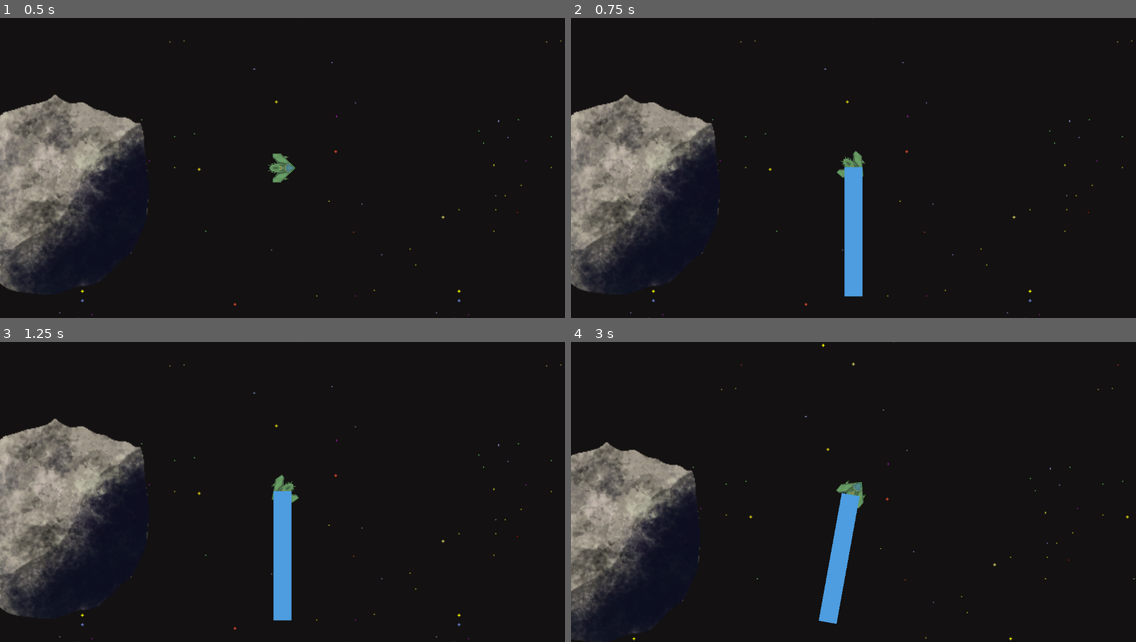
Above: before the commit, frames 1-4 (two rows, left to right).
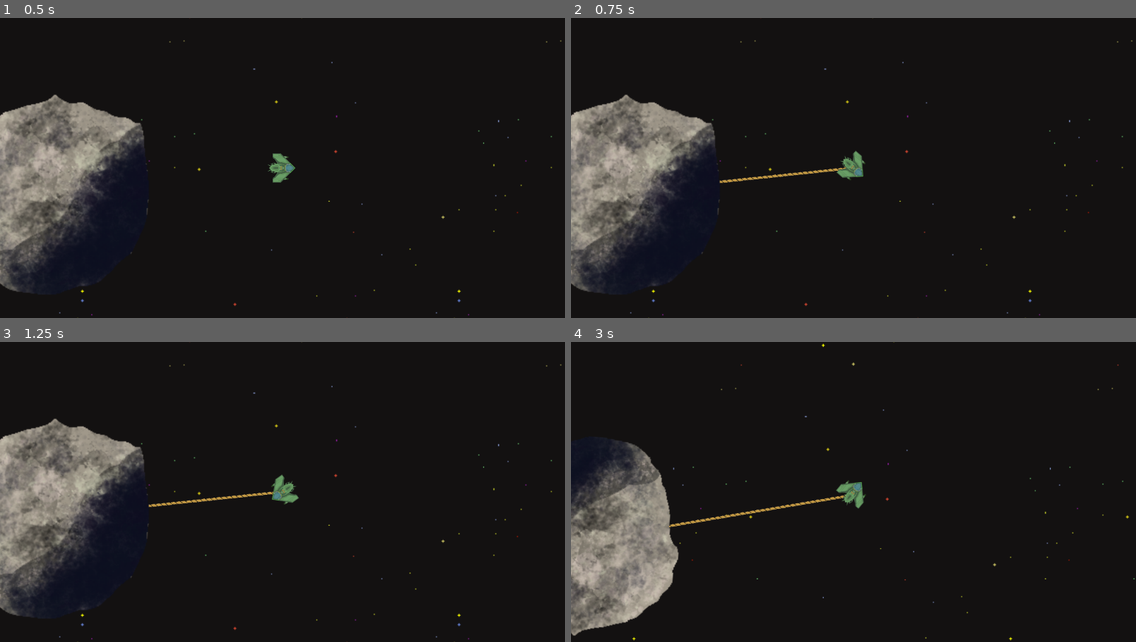
Above: after the commit, the same moments.

Repository: Vassily-Petrousevitch/GalacticHeist
Game: Godot game, scene res://main.tscn
The game is run twice, just before and just after one commit, with the same random seed, the same clock (stepped at 60 frames per second) and the same inputs.
Inputs (mouse positions are in pixels of both pictures, inside the frame that each line leads up to):
- Up to frame 1 (0.5 s): no input
- Up to frame 2 (0.75 s): tap Enter at 0.5 s; move the mouse to (610, 192) at 0.52 s; hold D (rotate_right) from 0.53 s (still down); right-click (610, 192) at 0.6 s
- Up to frame 3 (1.25 s): keep holding D (rotate_right)
- Up to frame 4 (3 s): move the mouse to (740, 507) at 1.27 s; release D (rotate_right) at 1.28 s; hold S (brake) 1.28-2.03 s; right-click (740, 507) at 1.35 s; tap Space at 2 s; move the mouse to (910, 426) at 2.02 s; press the mouse at (910, 426) at 2.03 s; hold D (rotate_right) 2.03-2.78 s; right-click (910, 426) at 2.3 s; move the mouse to (825, 552) at 2.77 s; release the mouse at (825, 552) at 2.78 s; hold W (accelerate) from 2.78 s (still down); right-click (825, 552) at 2.85 s

Frame 1 is identical in both runs. In frame 2, 1.6% of the frame differs, in the area x 26-52%, y 49-93%; in frame 3, 1.6%; in frame 4, 11%, in the area x 0-52%, y 32-100%.

Commit message:
very broken rope behavior

Diff:
--- a/entities/player.gd
+++ b/entities/player.gd
@@ -67,14 +67,17 @@
 	var space_state = get_world_2d().direct_space_state
 	var query = PhysicsRayQueryParameters2D.create(self.position, get_global_mouse_position(), 0xFFFFFFFF, [self])
 	var result = space_state.intersect_ray(query)
-	# Check whether an object was selected + is "selectable"
+
+	# Check whether an object was selected + is pickable
 	if result && result.collider.input_pickable:
-		print("Collider is pickable")
 		var object = result.collider
 
 		# Make a rope piece on top of the player
 		var rope = rope_piece.instantiate()
 		rope.position = self.position
+		# adjust rotation of rope to point to selected object
+		rope.rotation = (self.position - object.position).angle() + PI
+		rope.scale.x = (self.position - object.position).length() / 100
 		get_parent().add_child(rope)
 
 		# Attach rope to player using PinJoint
@@ -83,6 +86,17 @@
 		joint.node_a = self.get_path()
 		joint.node_b = rope.get_path()
 		get_parent().add_child(joint)
+
+		# Attach rope to target object using PinJoint
+		var joint2 = PinJoint2D.new()
+		joint2.position = object.position
+		joint2.node_a = object.get_path()
+		joint2.node_b = rope.get_path()
+		get_parent().add_child(joint2)
+
+		# Prevent the wiggles
+		object.inertia = 5
+		object.angular_damp = 10000
 
 func setRotation():
 	var rotate_direction = 0;
--- a/entities/rope_piece.gd
+++ b/entities/rope_piece.gd
@@ -1,11 +1,17 @@
 extends RigidBody2D
 
+var custom_scale = Vector2.ZERO
 
 # Called when the node enters the scene tree for the first time.
 func _ready():
-	pass # Replace with function body.
+	# save the scaling the rope is initialized with
+	custom_scale = self.scale
 
 
 # Called every frame. 'delta' is the elapsed time since the previous frame.
 func _process(delta):
 	pass
+
+func _physics_process(delta):
+	# This solves the problem of the rope getting resized immediately
+	scale = custom_scale
--- a/entities/rope_piece.tscn
+++ b/entities/rope_piece.tscn
@@ -1,10 +1,10 @@
 [gd_scene load_steps=4 format=3 uid="uid://d27t0txgm6y8l"]
 
 [ext_resource type="Script" path="res://entities/rope_piece.gd" id="1_v6vlj"]
-[ext_resource type="Texture2D" uid="uid://drt2xp7abq16p" path="res://art/horizontal_bar_blue.png" id="2_2ksnk"]
+[ext_resource type="Texture2D" uid="uid://cxmbufxtb7ivc" path="res://Assets/Ropes/rope.png" id="2_nu6nh"]
 
-[sub_resource type="CapsuleShape2D" id="CapsuleShape2D_p6i4l"]
-height = 142.0
+[sub_resource type="RectangleShape2D" id="RectangleShape2D_t8edn"]
+size = Vector2(4, 101.5)
 
 [node name="RopePiece" type="RigidBody2D"]
 collision_layer = 0
@@ -13,11 +13,12 @@
 script = ExtResource("1_v6vlj")
 
 [node name="CollisionShape2D" type="CollisionShape2D" parent="."]
-position = Vector2(0, 68)
-shape = SubResource("CapsuleShape2D_p6i4l")
+position = Vector2(50.25, -7.32166e-07)
+rotation = 1.5708
+shape = SubResource("RectangleShape2D_t8edn")
 
 [node name="Sprite2D" type="Sprite2D" parent="."]
-position = Vector2(0, 68)
-rotation = 1.5708
-scale = Vector2(1.06459, 1.9251)
-texture = ExtResource("2_2ksnk")
+z_index = -1
+position = Vector2(50, 0)
+scale = Vector2(0.075, 0.079)
+texture = ExtResource("2_nu6nh")
Binary file added: Assets/Ropes/rope.png
Not shown, added: Assets/Ropes/rope.png.import
